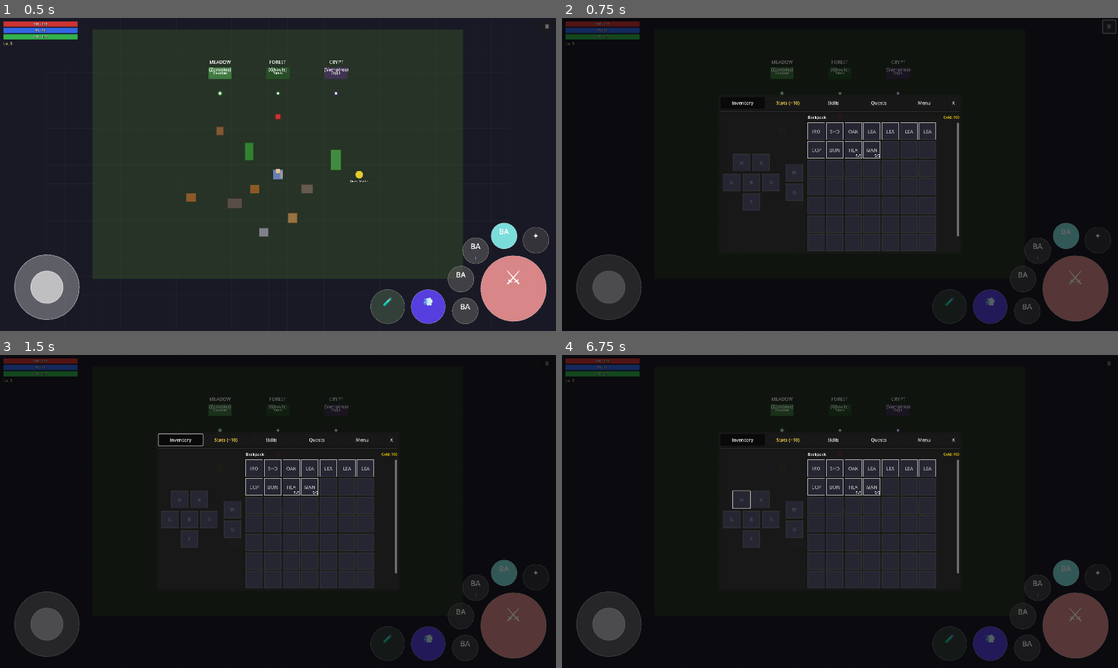
Above: before the commit, frames 1-4 (two rows, left to right).
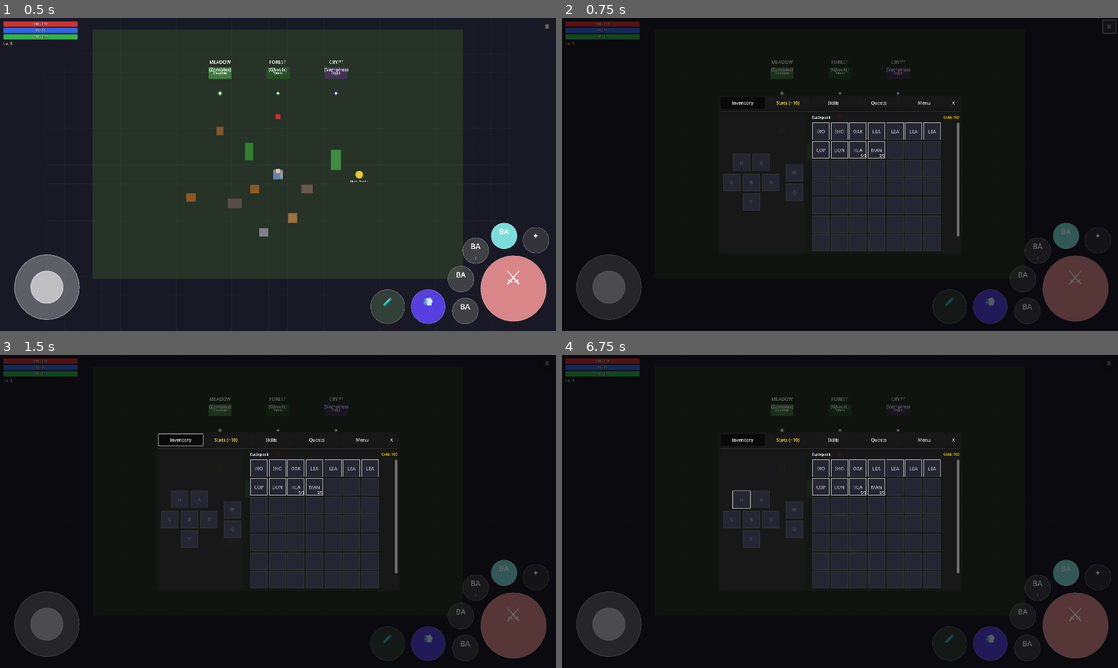
Above: after the commit, the same moments.

Repository: MatousHruska/MobileTestia
Game: Godot game, scene res://scenes/world/test_zone.tscn
Two runs of this game, one before a commit and one after it. Both use one fixed random seed, a clock stepped at 60 frames per second and the inputs below.
Inputs:
- Up to frame 1 (0.5 s): no input
- Up to frame 2 (0.75 s): click "☰" at 0.5 s
- Up to frame 3 (1.5 s): click "Inventory" at 1.25 s
- Up to frame 4 (6.75 s): click "Stats (+10)" at 2 s; click "Skills" at 2.75 s; click "Quests" at 3.5 s; click "Active" at 4.25 s; click "Completed" at 5 s; click "Inventory" at 5.75 s; click "H" at 6.5 s

Frame 1 is identical in both runs. In frame 2, 2.0% of the frame differs, in the area x 44-72%, y 31-75%; in frame 3, 2.0%; in frame 4, 2.0%.

Commit message:
Increase main column separation to 24px

Diff:
--- a/scripts/ui/inventory/inventory_panel.gd
+++ b/scripts/ui/inventory/inventory_panel.gd
@@ -87,7 +87,7 @@
 	var main_hbox := HBoxContainer.new()
 	main_hbox.name = "MainHBox"
 	main_hbox.set_anchors_preset(PRESET_FULL_RECT)
-	main_hbox.add_theme_constant_override("separation", 8)
+	main_hbox.add_theme_constant_override("separation", 24)
 	add_child(main_hbox)
 
 	# Left column - Equipment
